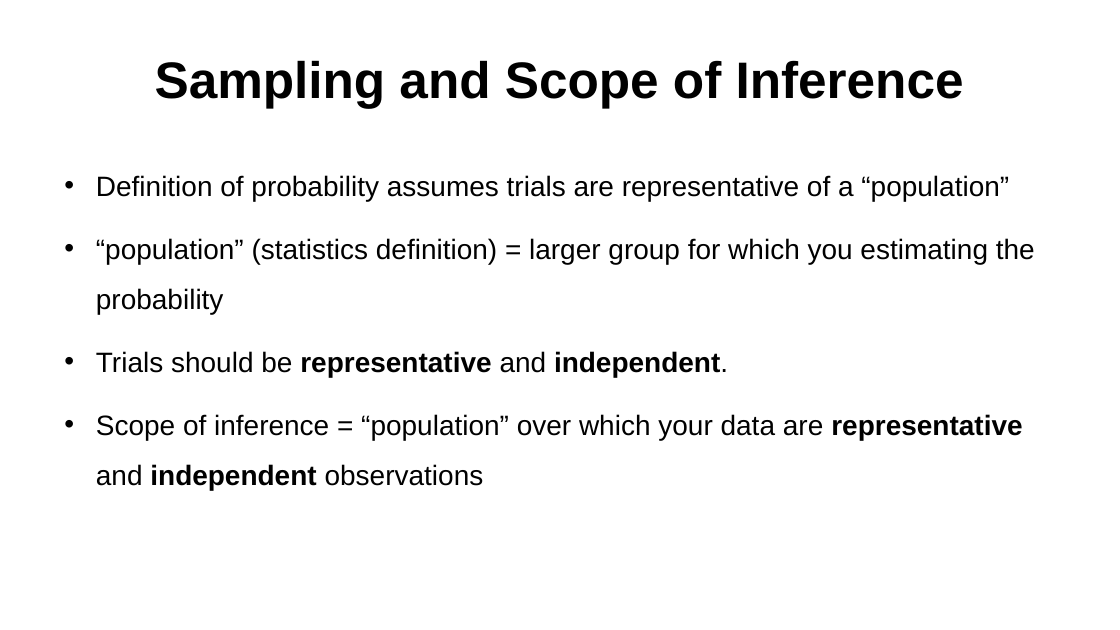
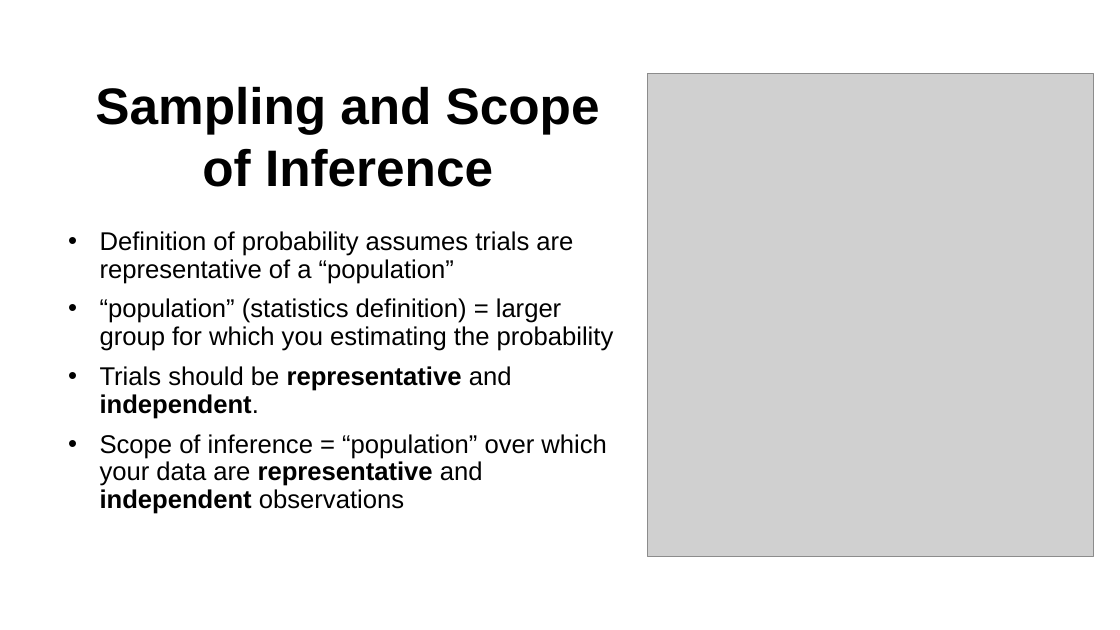
Before and after one commit to Aariq/ecological-stats, a slide deck: slide 10 of lectures/1-probability-slides-rev.pptx. Drawn at 1120x630 pixels with LibreOffice and Linux fonts; fonts in the diff are those of the drawing; grey boxes stand for pictures. Boxes give left, top, right and bottom in pixels: in the first picture for what was removed or moved away, otherwise in the second. Text is boxed around its words. In the diff, an @@ line names an element or a change of style, - is before the commit and + after.

Commit message:
added image of justsaysinmice tweet

```diff
--- a/lectures/1-probability-slides-rev.pptx
+++ b/lectures/1-probability-slides-rev.pptx
@@ title "Sampling and Scope of Inference" rewrapped from (155,60,964,108) to (95,86,600,187) @@
@@ picture added at (648,73,1093,557) @@
@@ text "Definition of probability assumes trials ...": place and size @@
-text "Definition of probability assumes trials ..." at (96,175,1035,490)
+text "Definition of probability assumes trials ..." at (100,231,614,514)
@@ text "Definition of probability assumes trials ..." at (100,231,614,514): size 24 to 22 pt; line spacing 1.5 to 0.9 @@
```
